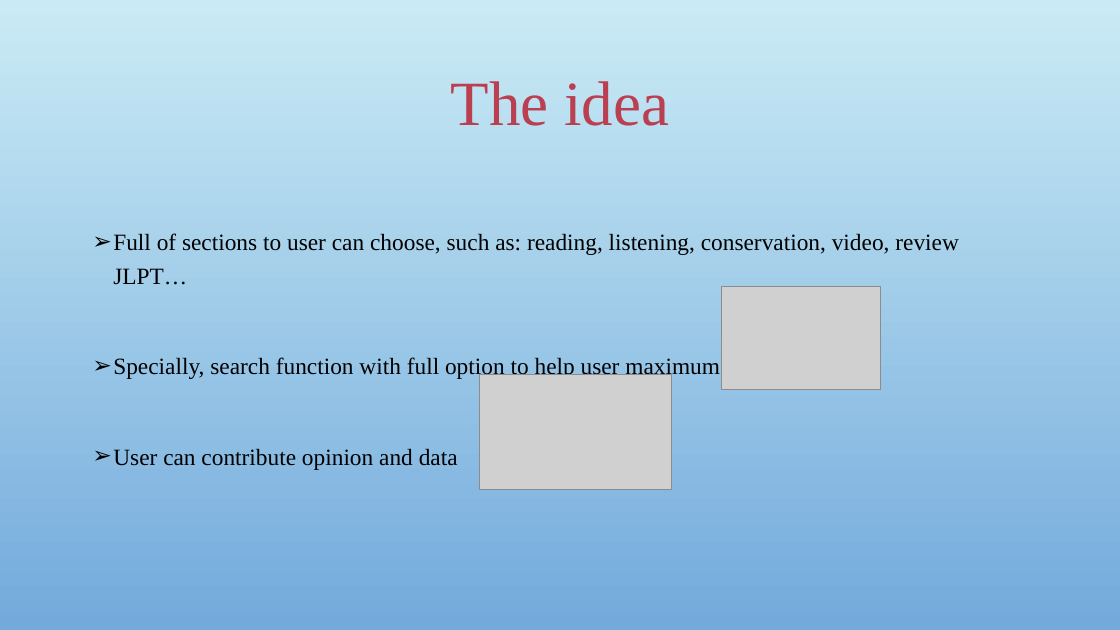
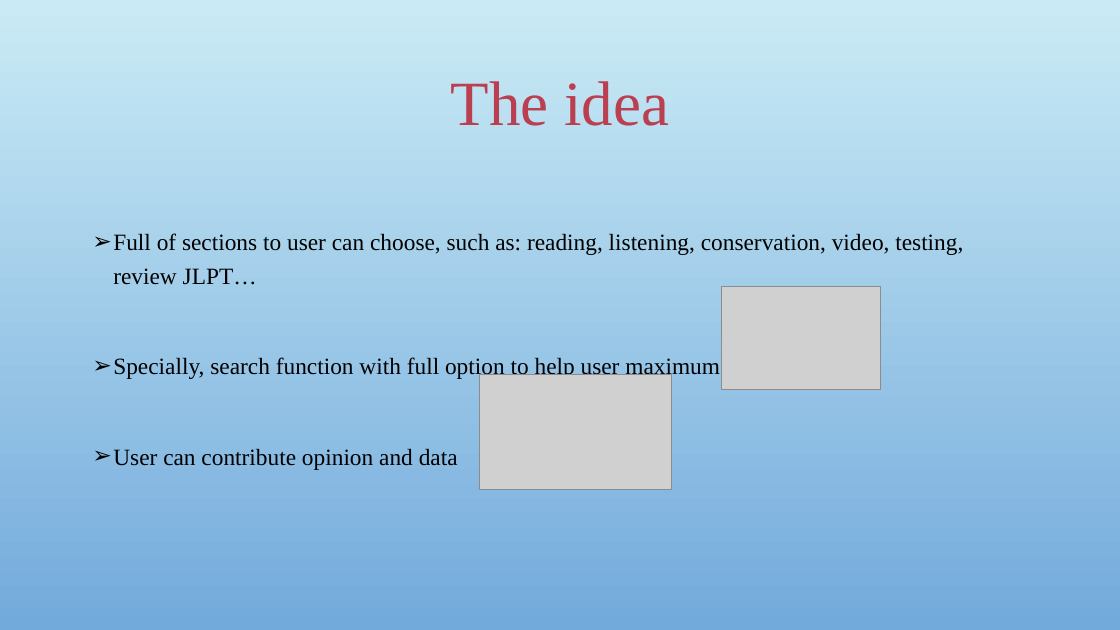
Before and after one commit to sangnvus/japanesedictionary, a slide deck: slide 7 of WIP/Documents/Report 1/UJD_VN_Examination_v1.0_EN/UJD_VN_ProjectOverview_v1.0.pptx. Drawn at 1120x630 pixels with LibreOffice and Linux fonts; fonts in the diff are those of the drawing; grey boxes stand for pictures; background and template pictures are left out. Boxes give left, top, right and bottom in pixels: in the first picture for what was removed or moved away, otherwise in the second. Text is boxed around its words. In the diff, an @@ line names an element or a change of style, - is before the commit and + after.

```diff
--- a/WIP/Documents/Report 1/UJD_VN_Examination_v1.0_EN/UJD_VN_ProjectOverview_v1.0.pptx
+++ b/WIP/Documents/Report 1/UJD_VN_Examination_v1.0_EN/UJD_VN_ProjectOverview_v1.0.pptx
@@ text at box(113, 233, 963, 285): text changed @@
-➢ Full of sections to user can choose, such as: reading, listening, conservation, video, review JLPT…
+➢ Full of sections to user can choose, such as: reading, listening, conservation, video, testing, review JLPT…
```
Also in this commit, not shown: 7 other slides changed, 2 slides added, 2 slides removed.
